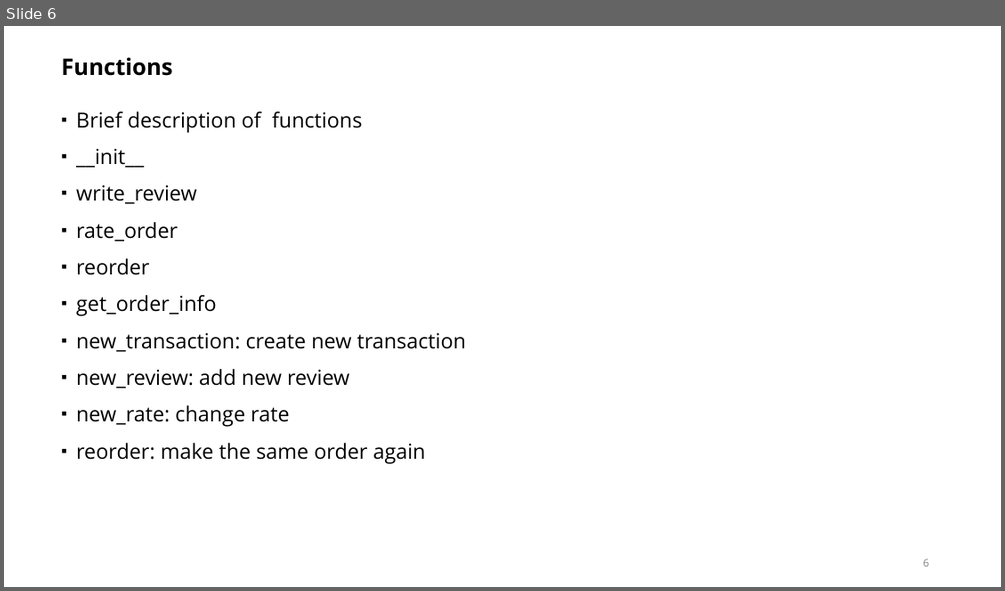
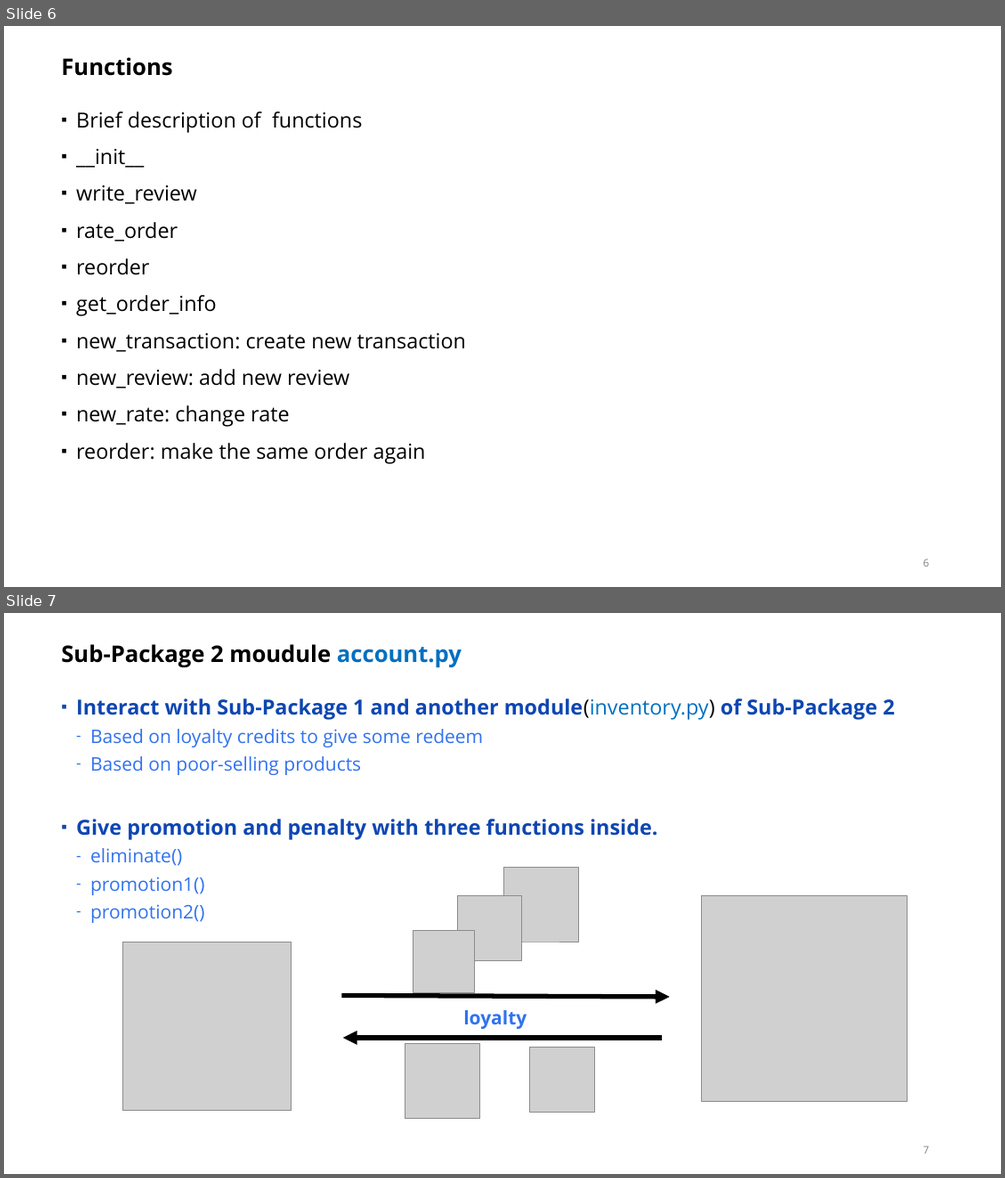
Before and after one commit to ubco-mds-2023-labs/project-step-1-Eden33333, a slide deck: Presentation_Group3.pptx. Shown one above the other, each under a label of ours: slide 6 before the commit, slides 6 and 7 after it. The pictures are 1005x591 and 1005x1178 pixels, drawn with LibreOffice and Linux fonts; fonts in the diff are those of the drawing; grey boxes stand for pictures; background and template pictures are left out. Boxes give left, top, right and bottom in pixels: in the first picture for what was removed or moved away, otherwise in the second. Text is boxed around its words. In the diff, an @@ line names an element or a change of style, - is before the commit and + after.

```diff
--- a/Presentation_Group3.pptx
+++ b/Presentation_Group3.pptx
@@ slide 7 added at [4, 613, 1001, 1174], background #FFFFFF @@
@@ title added at [61, 644, 461, 668], 22 pt, text #000000, bold @@
+Sub-Package 2 moudule account.py
@@ text added at [76, 698, 894, 923], 20 pt, text #0E46B2 @@
+▪ Interact with Sub-Package 1 and another module(inventory.py) of Sub-Package 2
+  – Based on loyalty credits to give some redeem
+  – Based on poor-selling products
+▪ Give promotion and penalty with three functions inside.
+  – eliminate()
+  – promotion1()
+  – promotion2()
@@ picture added at [503, 867, 578, 941] @@
@@ picture added at [457, 896, 521, 960] @@
@@ picture added at [702, 896, 907, 1102] @@
@@ picture added at [413, 931, 474, 992] @@
@@ picture added at [123, 941, 291, 1111] @@
@@ arrow added from (342, 995) to (670, 997), #000000 4.5 pt @@
@@ text added at [463, 1010, 526, 1029], 18 pt, text #3172EF, bold @@
+loyalty
@@ arrow added from (662, 1038) to (343, 1038), #000000 4.5 pt @@
@@ picture added at [405, 1044, 480, 1119] @@
@@ picture added at [529, 1046, 594, 1111] @@
@@ page number added at [923, 1145, 930, 1153], 10 pt, text #808080 @@
+7
```
Also in this commit, not shown: 3 slides changed, 1 slide removed.
